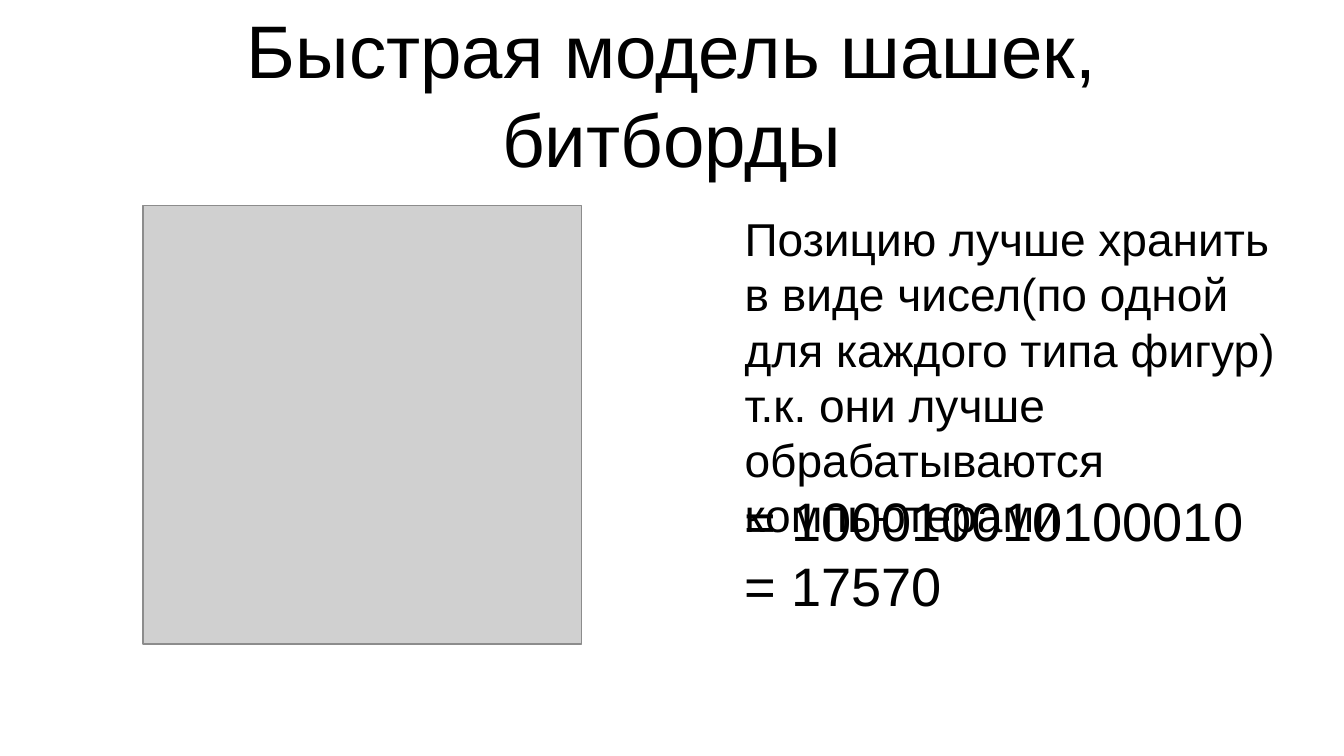
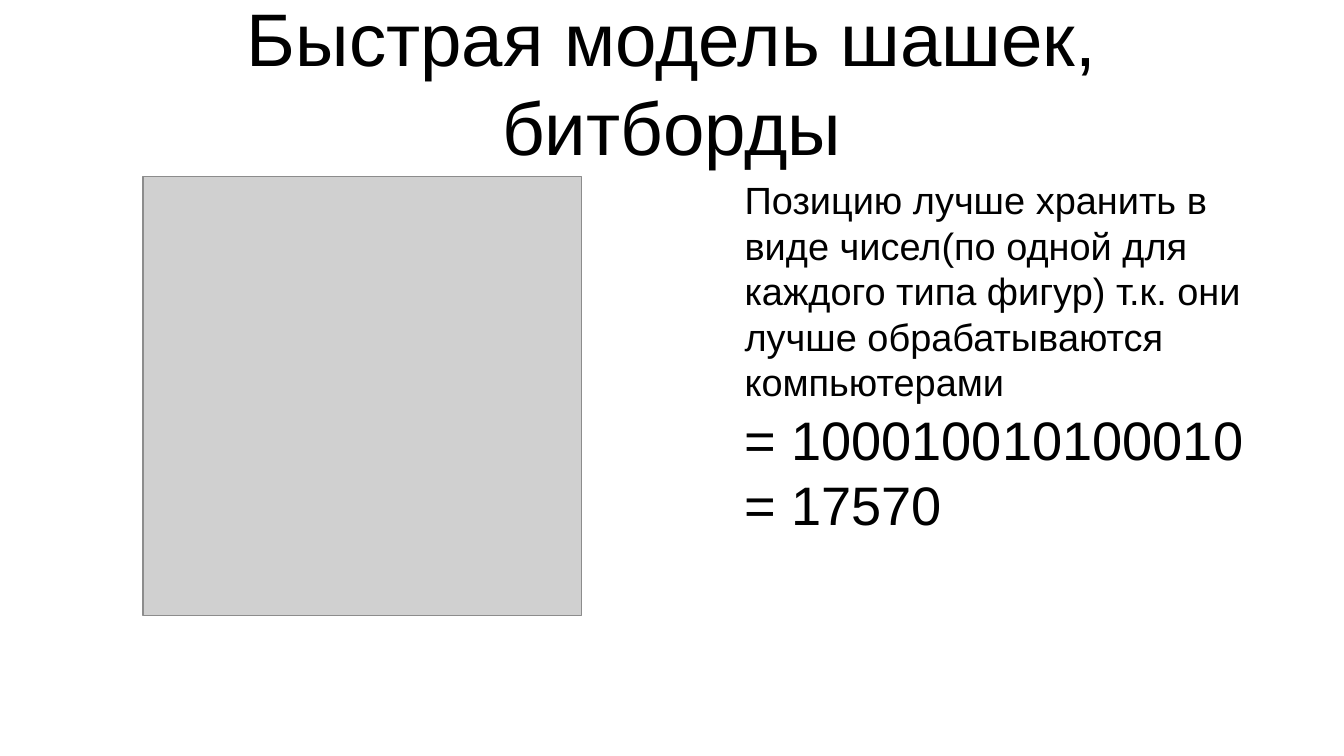
Before and after one commit to iv4n-t3a/checkers-engine, a slide deck: slide 3 of doc/presentation.odp (slide 5 before the commit). Drawn at 1344x756 pixels with LibreOffice and Linux fonts; fonts in the diff are those of the drawing; grey boxes stand for pictures. Boxes give left, top, right and bottom in pixels: in the first picture for what was removed or moved away, otherwise in the second. Text is boxed around its words. In the diff, an @@ line names an element or a change of style, - is before the commit and + after.

```diff
--- a/doc/presentation.odp
+++ b/doc/presentation.odp
@@ title "Быстрая модель шашек, битборды": place and size @@
-title "Быстрая модель шашек, битборды" at (247, 26, 1096, 181)
+title "Быстрая модель шашек, битборды" at (247, 14, 1096, 169)
@@ picture: place and size @@
-picture at (143, 206, 582, 645)
+picture at (143, 177, 582, 616)
@@ text "Позицию лучше хранить в виде ...": place and size @@
-text "Позицию лучше хранить в виде ..." at (745, 224, 1275, 486)
+text "Позицию лучше хранить в виде ..." at (745, 188, 1240, 403)
@@ text "Позицию лучше хранить в виде ..." at (745, 188, 1240, 403): size 27.2 to 22.4 pt @@
@@ text "= 100010010100010 = 17570": place and size @@
-text "= 100010010100010 = 17570" at (791, 503, 1243, 607)
+text "= 100010010100010 = 17570" at (791, 422, 1243, 526)
```
Also in this commit, not shown: 6 other slides changed, 3 slides added, 1 slide removed, 7 other files.
